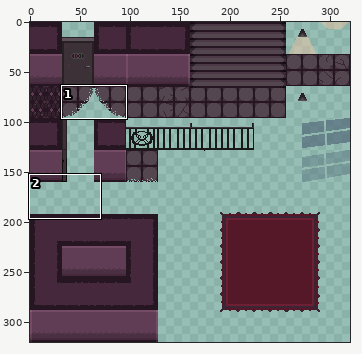
Two states of a sprite sheet, assets/Lobby_Tiles.png. The picture above shows the old version from afar; the outline marks the close-up.
Close-up. Before the edit:
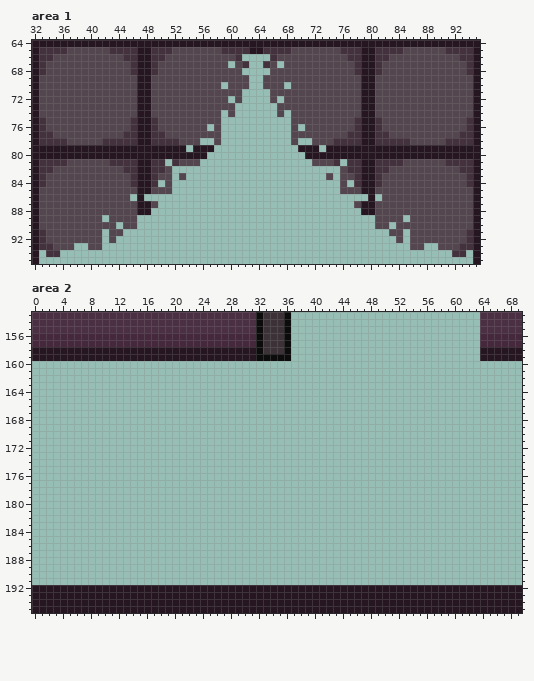
The file is 320x320 pixels. Colours within 5 levels of each other are drawn and written as one. Shown: area 1: x 32..95, y 64..95; area 2: x 0..69, y 153..195.
The same view after the edit:
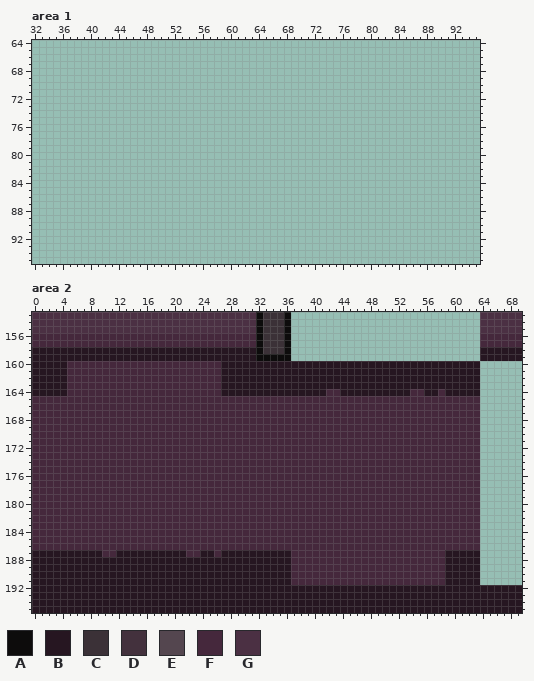
Palette (. is transparent): A #0d0c0c  B #261621  C #3b3137  D #43313d  E #54464f  F #45283c  G #4b3043
Diff:
Changed rows in their new state; - is an unchanged pixel.
Area 1:
first column x 32:
64 ................................................................
65 ................................................................
66 ..............................----..............................
67 ............................-..--..-............................
68 ..............................----..............................
69 ...............................--...............................
70 ...........................-...--...-...........................
71 ..............................----..............................
72 ............................-.----.-............................
73 .............................------.............................
74 ...........................-.------.-...........................
75 ...........................----------...........................
76 .........................-.----------.-.........................
77 ...........................----------...........................
78 ........................--.----------.--........................
79 ......................-...------------...-......................
80 .........................--------------.........................
81 ...................-....----------------....-...................
82 ....................------------------------....................
83 ....................-.--------------------.-....................
84 ..................-.------------------------.-..................
85 ....................------------------------....................
86 ..............-.--------------------------------.-..............
87 ..................----------------------------..................
88 .................------------------------------.................
89 ..........-....----------------------------------....-..........
90 ............-..----------------------------------..-............
91 ..........-..--------------------------------------..-..........
92 ..........-.----------------------------------------.-..........
93 ......--..--------------------------------------------..--......
94 .-..--------------------------------------------------------..-.
95 .--------------------------------------------------------------.
Area 2:
first column x 0:
160 BBBBBFFFFFFFFFFFFFFFFFFFFFFBBBBBBBBBBBBBBBBBBBBBBBBBBBBBBBBBBBBB
161 BBBBBFFFFFFFFFFFFFFFFFFFFFFBBBBBBBBBBBBBBBBBBBBBBBBBBBBBBBBBBBBB
162 BBBBBFFFFFFFFFFFFFFFFFFFFFFBBBBBBBBBBBBBBBBBBBBBBBBBBBBBBBBBBBBB
163 BBBBBFFFFFFFFFFFFFFFFFFFFFFBBBBBBBBBBBBBBBBBBBBBBBBBBBBBBBBBBBBB
164 BBBBBFFFFFFFFFFFFFFFFFFFFFFBBBBBBBBBBBBBBBFFBBBBBBBBBBFFBBFBBBBB
165 FFFFFFFFFFFFFFFFFFFFFFFFFFFFFFFFFFFFFFFFFFFFFFFFFFFFFFFFFFFFFFFF
166 FFFFFFFFFFFFFFFFFFFFFFFFFFFFFFFFFFFFFFFFFFFFFFFFFFFFFFFFFFFFFFFF
167 FFFFFFFFFFFFFFFFFFFFFFFFFFFFFFFFFFFFFFFFFFFFFFFFFFFFFFFFFFFFFFFF
168 FFFFFFFFFFFFFFFFFFFFFFFFFFFFFFFFFFFFFFFFFFFFFFFFFFFFFFFFFFFFFFFF
169 FFFFFFFFFFFFFFFFFFFFFFFFFFFFFFFFFFFFFFFFFFFFFFFFFFFFFFFFFFFFFFFF
170 FFFFFFFFFFFFFFFFFFFFFFFFFFFFFFFFFFFFFFFFFFFFFFFFFFFFFFFFFFFFFFFF
171 FFFFFFFFFFFFFFFFFFFFFFFFFFFFFFFFFFFFFFFFFFFFFFFFFFFFFFFFFFFFFFFF
172 FFFFFFFFFFFFFFFFFFFFFFFFFFFFFFFFFFFFFFFFFFFFFFFFFFFFFFFFFFFFFFFF
173 FFFFFFFFFFFFFFFFFFFFFFFFFFFFFFFFFFFFFFFFFFFFFFFFFFFFFFFFFFFFFFFF
174 FFFFFFFFFFFFFFFFFFFFFFFFFFFFFFFFFFFFFFFFFFFFFFFFFFFFFFFFFFFFFFFF
175 FFFFFFFFFFFFFFFFFFFFFFFFFFFFFFFFFFFFFFFFFFFFFFFFFFFFFFFFFFFFFFFF
176 FFFFFFFFFFFFFFFFFFFFFFFFFFFFFFFFFFFFFFFFFFFFFFFFFFFFFFFFFFFFFFFF
177 FFFFFFFFFFFFFFFFFFFFFFFFFFFFFFFFFFFFFFFFFFFFFFFFFFFFFFFFFFFFFFFF
178 FFFFFFFFFFFFFFFFFFFFFFFFFFFFFFFFFFFFFFFFFFFFFFFFFFFFFFFFFFFFFFFF
179 FFFFFFFFFFFFFFFFFFFFFFFFFFFFFFFFFFFFFFFFFFFFFFFFFFFFFFFFFFFFFFFF
180 FFFFFFFFFFFFFFFFFFFFFFFFFFFFFFFFFFFFFFFFFFFFFFFFFFFFFFFFFFFFFFFF
181 FFFFFFFFFFFFFFFFFFFFFFFFFFFFFFFFFFFFFFFFFFFFFFFFFFFFFFFFFFFFFFFF
182 FFFFFFFFFFFFFFFFFFFFFFFFFFFFFFFFFFFFFFFFFFFFFFFFFFFFFFFFFFFFFFFF
183 FFFFFFFFFFFFFFFFFFFFFFFFFFFFFFFFFFFFFFFFFFFFFFFFFFFFFFFFFFFFFFFF
184 FFFFFFFFFFFFFFFFFFFFFFFFFFFFFFFFFFFFFFFFFFFFFFFFFFFFFFFFFFFFFFFF
185 FFFFFFFFFFFFFFFFFFFFFFFFFFFFFFFFFFFFFFFFFFFFFFFFFFFFFFFFFFFFFFFF
186 FFFFFFFFFFFFFFFFFFFFFFFFFFFFFFFFFFFFFFFFFFFFFFFFFFFFFFFFFFFFFFFF
187 BBBBBBBBBBFFBBBBBBBBBBFFBBFBBBBBBBBBBFFFFFFFFFFFFFFFFFFFFFFBBBBB
188 BBBBBBBBBBBBBBBBBBBBBBBBBBBBBBBBBBBBBFFFFFFFFFFFFFFFFFFFFFFBBBBB
189 BBBBBBBBBBBBBBBBBBBBBBBBBBBBBBBBBBBBBFFFFFFFFFFFFFFFFFFFFFFBBBBB
190 BBBBBBBBBBBBBBBBBBBBBBBBBBBBBBBBBBBBBFFFFFFFFFFFFFFFFFFFFFFBBBBB
191 BBBBBBBBBBBBBBBBBBBBBBBBBBBBBBBBBBBBBFFFFFFFFFFFFFFFFFFFFFFBBBBB
Pixel boxes of the changes (left, top, right, bottom) in both close-ups:
erased: (32, 40, 480, 264)
added: (32, 361, 480, 585)
